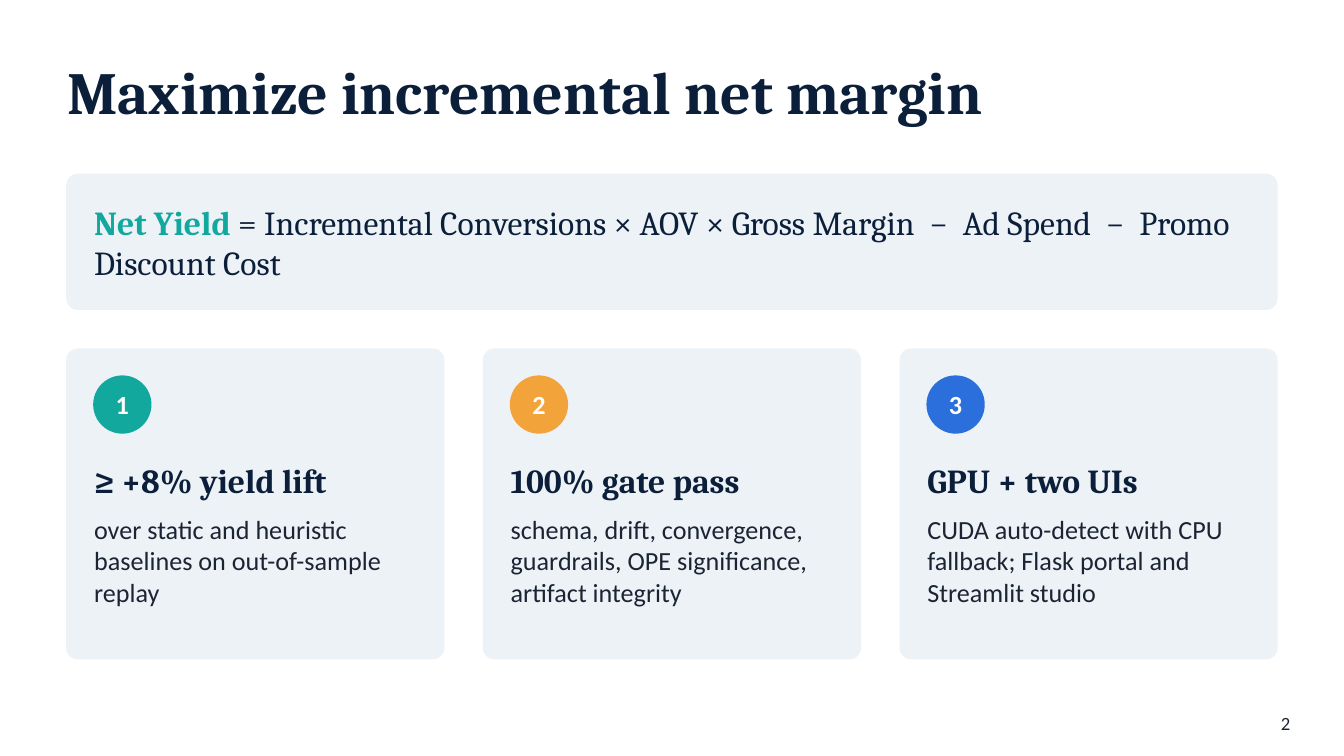
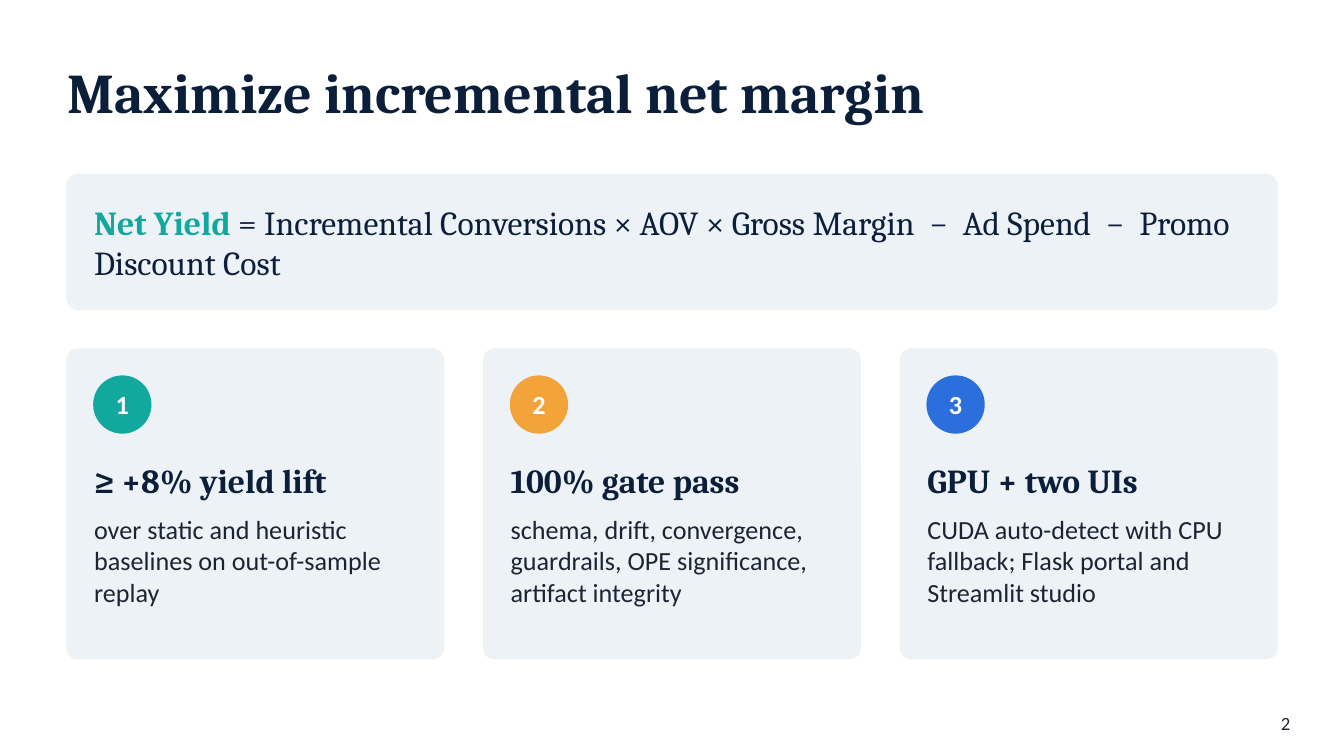
Before and after one commit to ramakrishnakandipati/MMM, a slide deck: slide 2 of agents/Autonomous_Campaign_and_Yield_Optimizer/presentation/Autonomous_Campaign_Yield_Optimizer.pptx. Drawn at 1344x756 pixels with LibreOffice and Linux fonts; fonts in the diff are those of the drawing. Boxes give left, top, right and bottom in pixels: in the first picture for what was removed or moved away, otherwise in the second. Text is boxed around its words. In the diff, an @@ line names an element or a change of style, - is before the commit and + after.

```diff
--- a/agents/Autonomous_Campaign_and_Yield_Optimizer/presentation/Autonomous_Campaign_Yield_Optimizer.pptx
+++ b/agents/Autonomous_Campaign_and_Yield_Optimizer/presentation/Autonomous_Campaign_Yield_Optimizer.pptx
@@ text "Maximize incremental net margin" at <box>67,74,925,125</box>: size 32 to 30 pt @@
```
Also in this commit, not shown: 5 other slides changed, 13 slides added, 5 slides removed, 33 other files.
